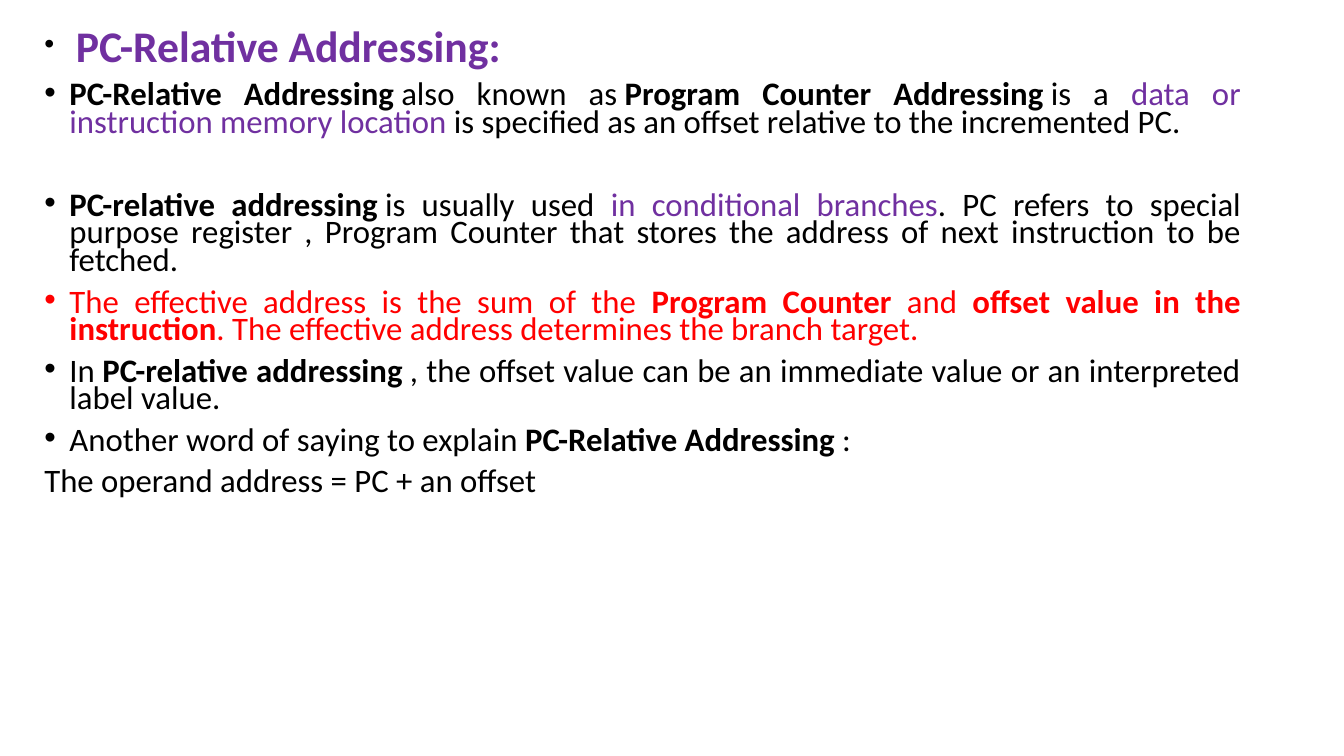
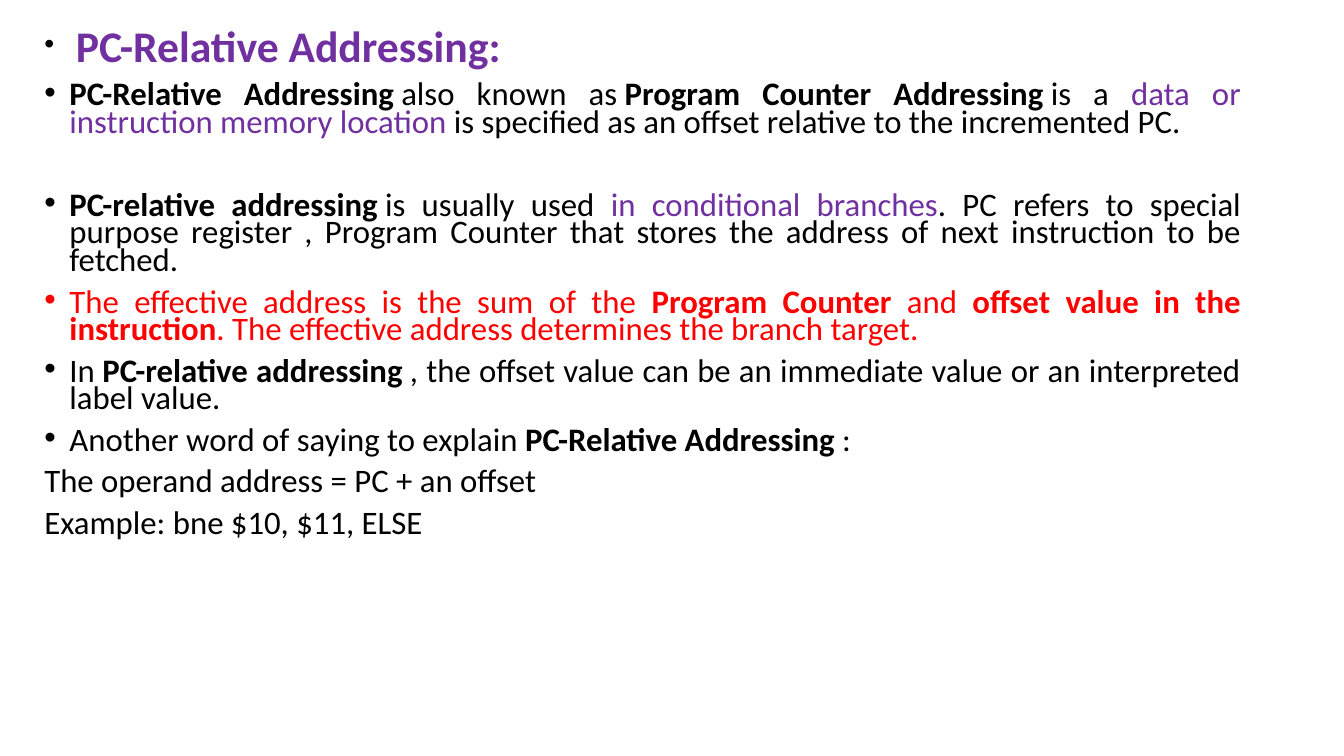
Before and after one commit to Syedshajib55/Computer-Architecture, a slide deck: slide 42 of CSE_213_3.pptx (slide 41 before the commit). Drawn at 1344x756 pixels with LibreOffice and Linux fonts; fonts in the diff are those of the drawing. Boxes give left, top, right and bottom in pixels: in the first picture for what was removed or moved away, otherwise in the second. Text is boxed around its words. In the diff, an @@ line names an element or a change of style, - is before the commit and + after.

```diff
--- a/CSE_213_3.pptx
+++ b/CSE_213_3.pptx
@@ text at box(44, 511, 423, 540): paragraph added @@
+Example: bne $10, $11, ELSE
```
Also in this commit, not shown: 16 other slides changed, 3 slides added, 2 slides removed.
